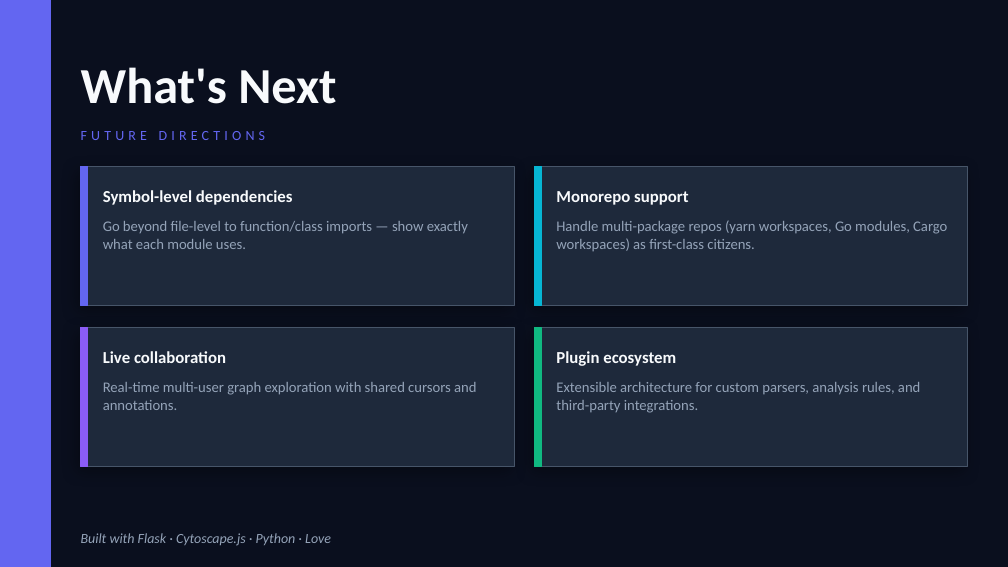
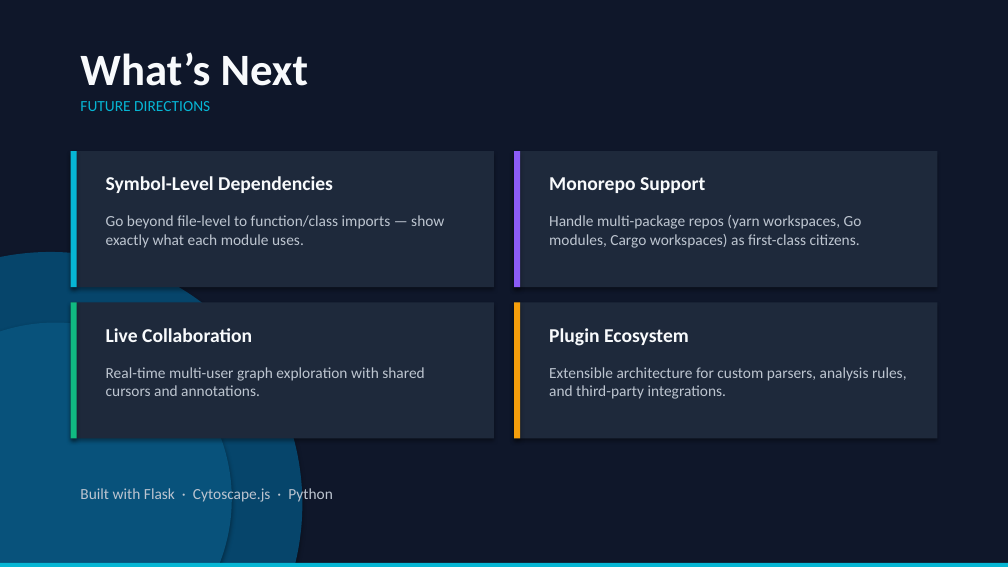
Before and after one commit to hstephan23/dep_graph, a slide deck: slide 12 of DepGraph.pptx. Drawn at 1008x567 pixels with LibreOffice and Linux fonts; fonts in the diff are those of the drawing. Boxes give left, top, right and bottom in pixels: in the first picture for what was removed or moved away, otherwise in the second. Text is boxed around its words. In the diff, an @@ line names an element or a change of style, - is before the commit and + after.

```diff
--- a/DepGraph.pptx
+++ b/DepGraph.pptx
@@ background #0A0F1E to #0F172A @@
@@ rectangle removed at [0, 0, 50, 566] @@
@@ text at [80, 52, 309, 86]: text changed; size 36 to 32 pt @@
-What's Next
+What’s Next
@@ text "FUTURE DIRECTIONS": place and size @@
-text "FUTURE DIRECTIONS" at [81, 131, 266, 140]
+text "FUTURE DIRECTIONS" at [80, 101, 210, 111]
@@ text "FUTURE DIRECTIONS" at [80, 101, 210, 111]: size 10 to 11 pt, text colour #6366F1 to #06B6D4, letter spacing 3 to 0 pt; vertical alignment middle to top @@
@@ rectangle: place and size @@
-rectangle at [81, 166, 88, 305]
+rectangle at [71, 151, 77, 287]
@@ rectangle at [71, 151, 77, 287]: fill #6366F1 to #06B6D4; outline #6366F1 1 pt to none; shadow on @@
@@ rectangle: place and size @@
-rectangle at [81, 166, 514, 305]
+rectangle at [71, 151, 494, 287]
@@ text at [106, 176, 333, 193]: text changed; size 12 to 14 pt @@
-Symbol-level dependencies
+Symbol-Level Dependencies
@@ rectangle: place and size @@
-rectangle at [534, 166, 541, 305]
+rectangle at [514, 151, 520, 287]
@@ rectangle at [514, 151, 520, 287]: fill #06B6D4 to #8B5CF6; outline #06B6D4 1 pt to none; shadow on @@
@@ rectangle: place and size @@
-rectangle at [534, 166, 968, 305]
+rectangle at [514, 151, 937, 287]
@@ text at [549, 177, 705, 193]: text changed; size 12 to 14 pt @@
-Monorepo support
+Monorepo Support
@@ text "Handle multi-package repos (yarn workspaces, ...": place and size @@
-text "Handle multi-package repos (yarn workspaces, ..." at [556, 220, 947, 251]
+text "Handle multi-package repos (yarn workspaces, ..." at [549, 215, 862, 248]
@@ ellipse added at [0, 252, 302, 567], fill #06456B @@
@@ ellipse added at [0, 323, 232, 567], fill #08527B @@
@@ rectangle: place and size @@
-rectangle at [81, 328, 88, 467]
+rectangle at [71, 302, 77, 438]
@@ rectangle at [71, 302, 77, 438]: fill #8B5CF6 to #10B981; outline #8B5CF6 1 pt to none; shadow on @@
@@ rectangle: place and size @@
-rectangle at [81, 328, 514, 467]
+rectangle at [71, 302, 494, 438]
@@ text at [106, 328, 252, 342]: text changed; size 12 to 14 pt @@
-Live collaboration
+Live Collaboration
@@ outline #475569 0.5 pt to none; shadow changed in 4 elements at [71, 151, 494, 287], [514, 151, 937, 287], [71, 302, 494, 438], [514, 302, 937, 438] @@
@@ rectangle: place and size @@
-rectangle at [534, 328, 541, 467]
+rectangle at [514, 302, 520, 438]
@@ rectangle at [514, 302, 520, 438]: fill #10B981 to #F59E0B; outline #10B981 1 pt to none; shadow on @@
@@ rectangle: place and size @@
-rectangle at [534, 328, 968, 467]
+rectangle at [514, 302, 937, 438]
@@ text at [549, 328, 689, 346]: text changed; size 12 to 14 pt @@
-Plugin ecosystem
+Plugin Ecosystem
@@ text "Real-time multi-user graph exploration with ...": place and size @@
-text "Real-time multi-user graph exploration with ..." at [103, 382, 476, 410]
+text "Real-time multi-user graph exploration with ..." at [106, 367, 424, 396]
@@ size 10.5 to 11 pt, text colour #94A3B8 to #BDC5D0 in 4 elements at [106, 215, 444, 248], [549, 215, 862, 248], [106, 367, 424, 396], [549, 367, 907, 399] @@
@@ text "Extensible architecture for custom parsers, ...": place and size @@
-text "Extensible architecture for custom parsers, ..." at [556, 382, 920, 413]
+text "Extensible architecture for custom parsers, ..." at [549, 367, 907, 399]
@@ vertical alignment middle to top in 6 elements at [106, 176, 333, 193], [549, 177, 705, 193], [106, 328, 252, 342], [549, 328, 689, 346], [80, 52, 309, 86], [80, 485, 333, 503] @@
@@ text at [80, 485, 333, 503]: text changed; size 10 to 11 pt; text colour #94A3B8 to #BDC5D0; italic off @@
-Built with Flask · Cytoscape.js · Python · Love
+Built with Flask · Cytoscape.js · Python
@@ rectangle added at [0, 562, 1008, 566], fill #06B6D4 @@
```
Also in this commit, not shown: 10 other slides changed, 1 slide added, 1 slide removed, 26 other files.
